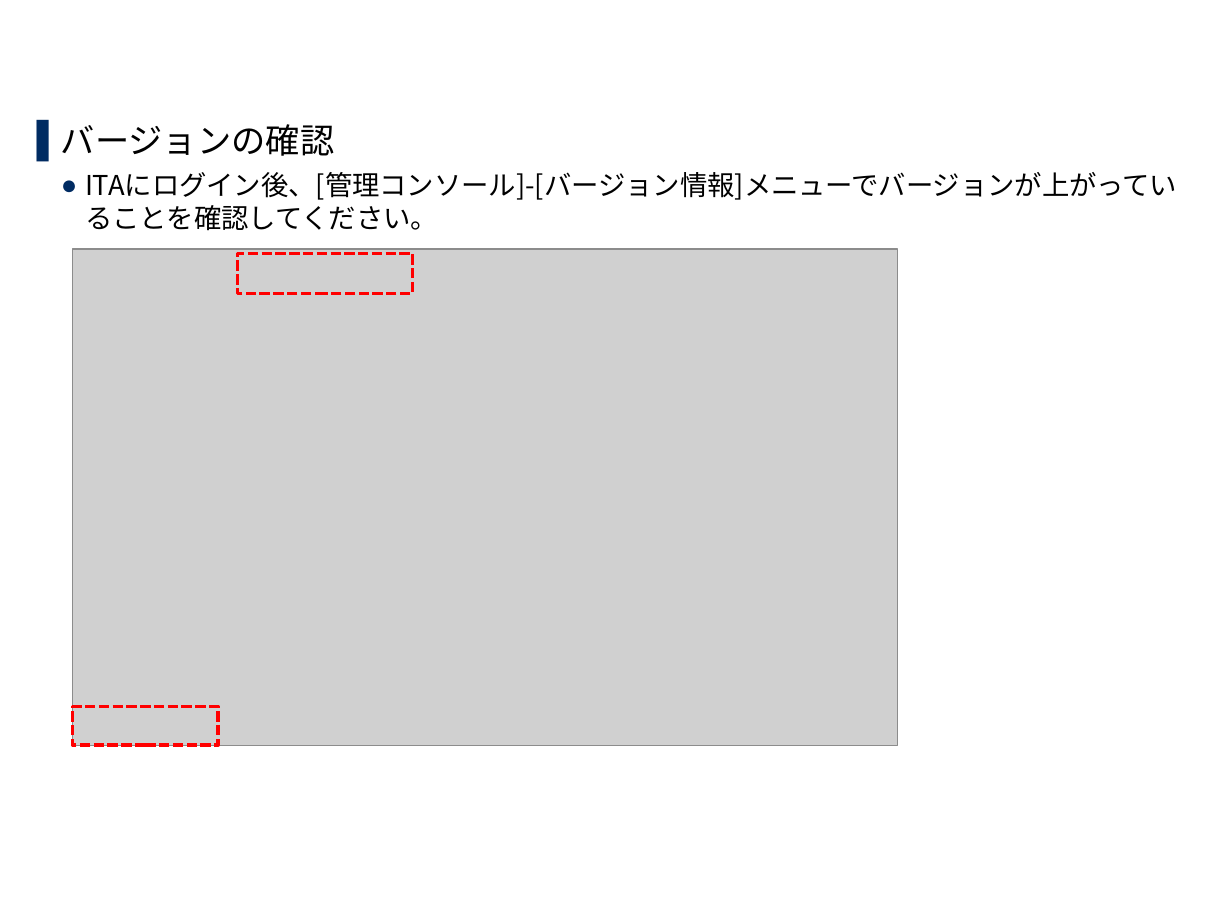
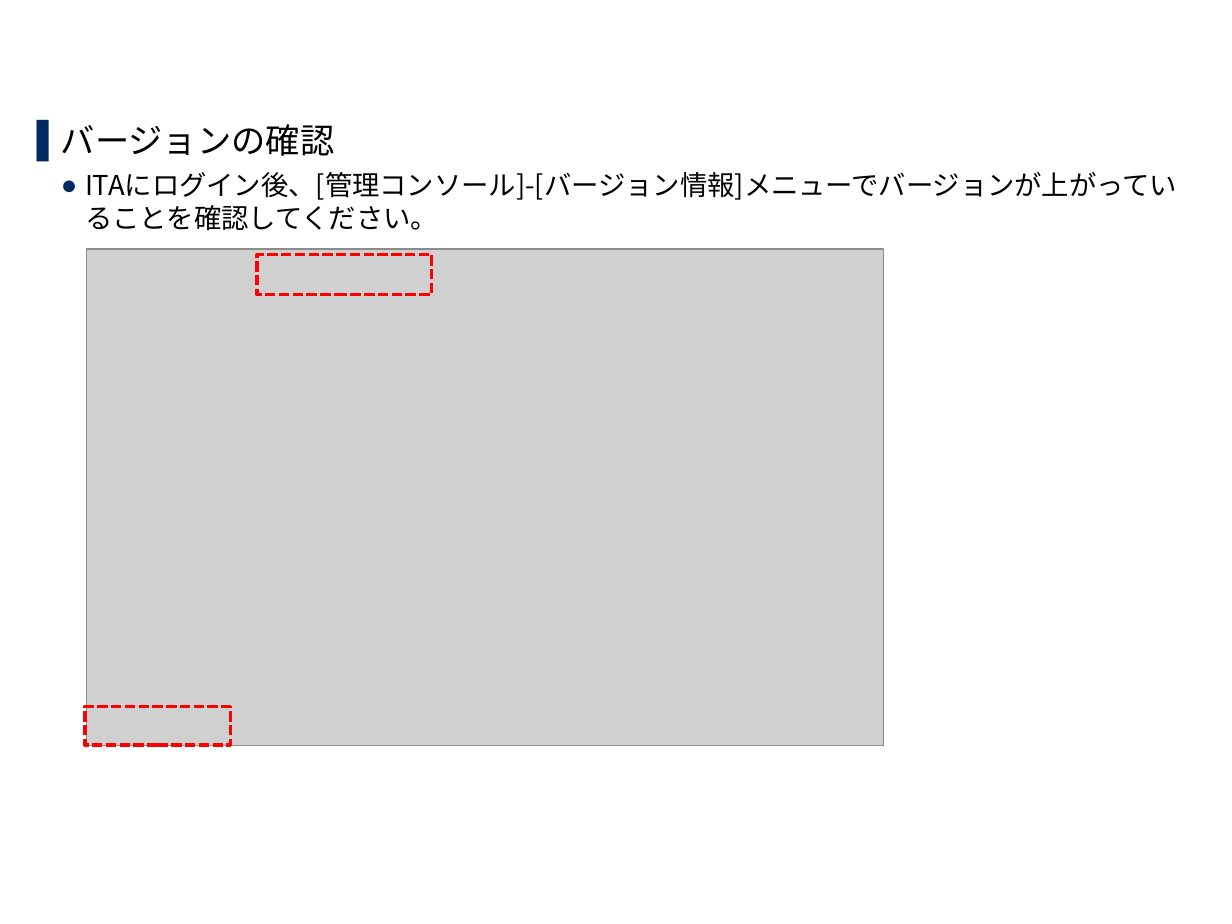
Before and after one commit to exastro-suite/it-automation-docs, a slide deck: slide 17 of asset/Learn_ja/ITA-version-up_ja.pptx. Drawn at 1232x924 pixels with LibreOffice and Linux fonts; fonts in the diff are those of the drawing; grey boxes stand for pictures; background and template pictures are left out. Boxes give left, top, right and bottom in pixels: in the first picture for what was removed or moved away, otherwise in the second. Text is boxed around its words. In the diff, an @@ line names an element or a change of style, - is before the commit and + after.

```diff
--- a/asset/Learn_ja/ITA-version-up_ja.pptx
+++ b/asset/Learn_ja/ITA-version-up_ja.pptx
@@ picture: place and size @@
-picture at box(73, 249, 897, 745)
+picture at box(86, 249, 883, 745)
@@ rectangle: place and size @@
-rectangle at box(238, 254, 413, 294)
+rectangle at box(257, 255, 432, 296)
@@ rectangle: place and size @@
-rectangle at box(73, 706, 218, 745)
+rectangle at box(85, 706, 230, 745)
```
Also in this commit, not shown: 1 other slide changed, 27 other files.
